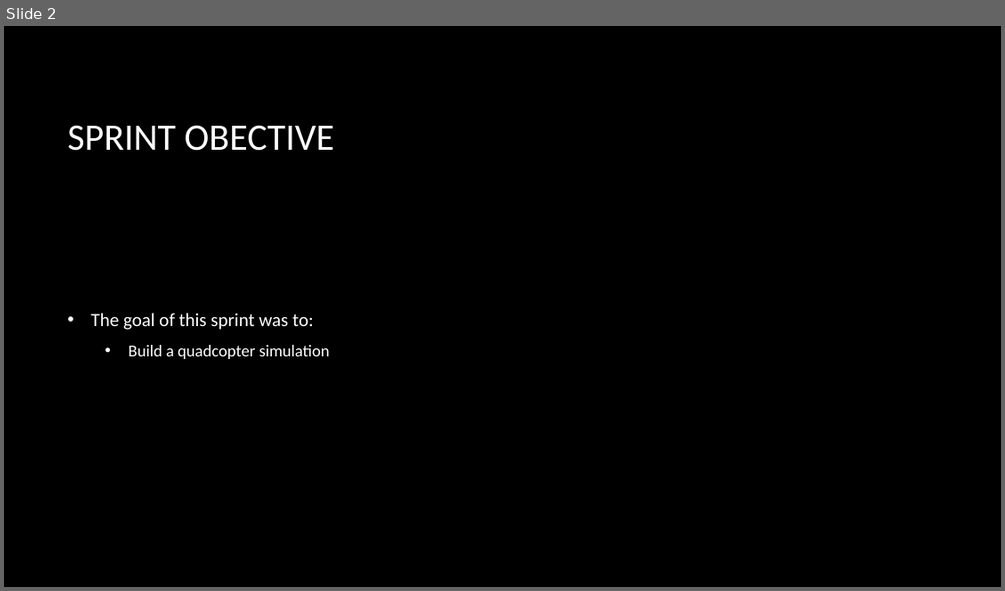
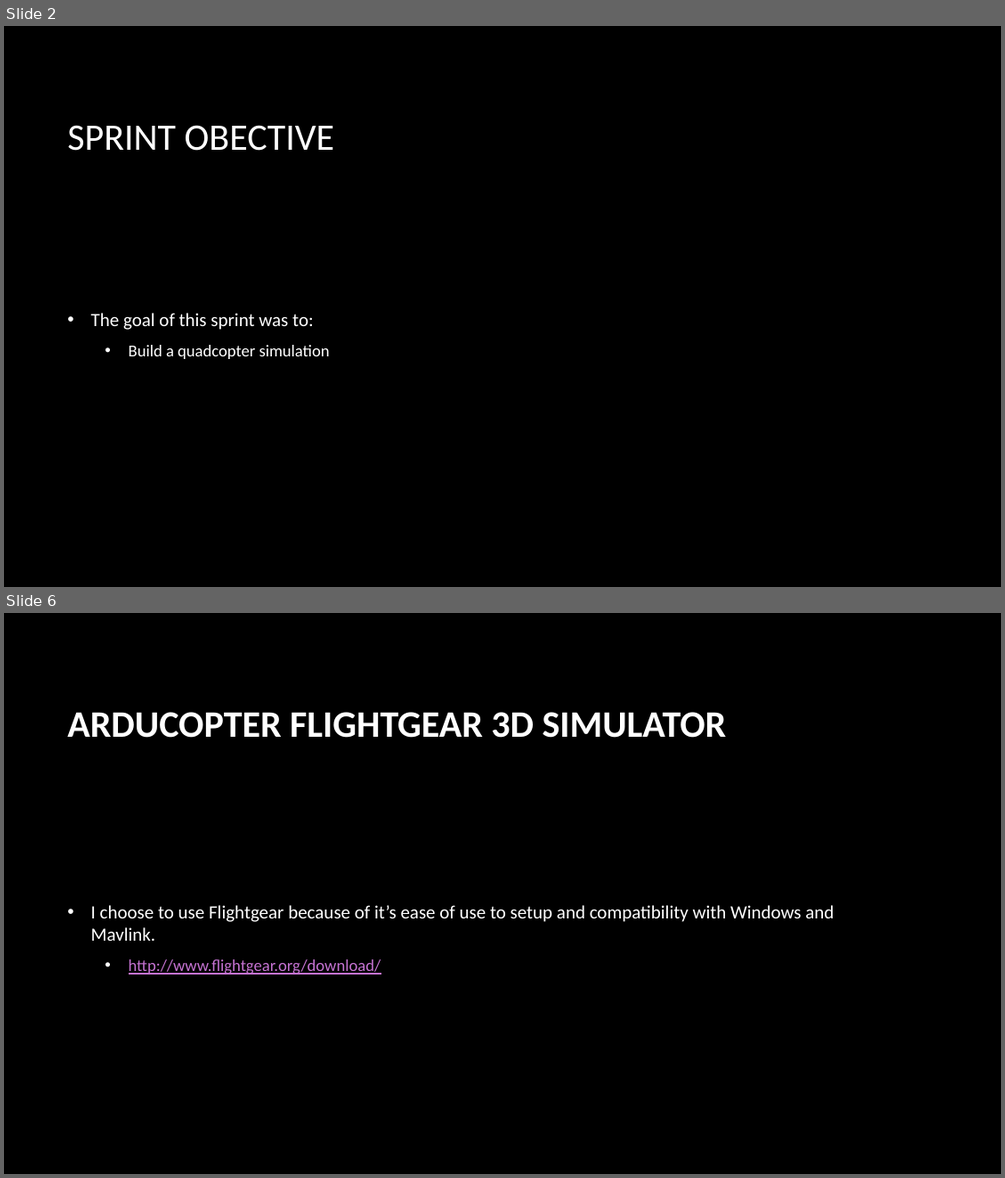
Before and after one commit to level2fast/uavsarlite-demo, a slide deck: UAVSAR LITE_Sprint3.pptx. Shown one above the other, each under a label of ours: slide 2 before the commit, slides 2 and 6 after it; the slides between them are not shown. The pictures are 1005x591 and 1005x1178 pixels, drawn with LibreOffice and Linux fonts; fonts in the diff are those of the drawing; background and template pictures are left out. Boxes give left, top, right and bottom in pixels: in the first picture for what was removed or moved away, otherwise in the second. Text is boxed around its words. In the diff, an @@ line names an element or a change of style, - is before the commit and + after.

```diff
--- a/UAVSAR LITE_Sprint3.pptx
+++ b/UAVSAR LITE_Sprint3.pptx
@@ slide 6 added at <box>4,613,1001,1174</box>, background picture (left out) @@
@@ title added at <box>67,712,727,738</box>, 36 pt, text #FFFFFF, bold @@
+ARDUCOPTER FLIGHTGEAR 3D SIMULATOR
@@ text added at <box>91,905,833,974</box>, 18 pt, text #FFFFFF @@
+• I choose to use Flightgear because of it’s ease of use to setup and compatibility with Windows and Mavlink.
+  • http://www.flightgear.org/download/
```
Also in this commit, not shown: 6 other slides added, 3 other files.
